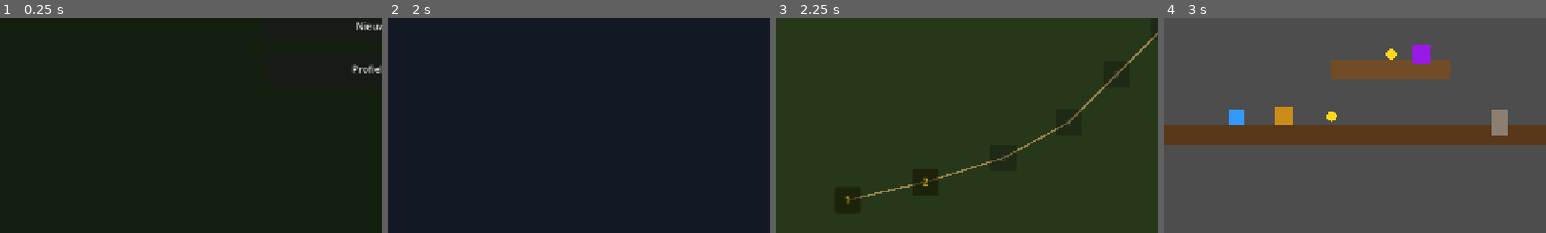
Above: before the commit, frames 1-4 (left to right).
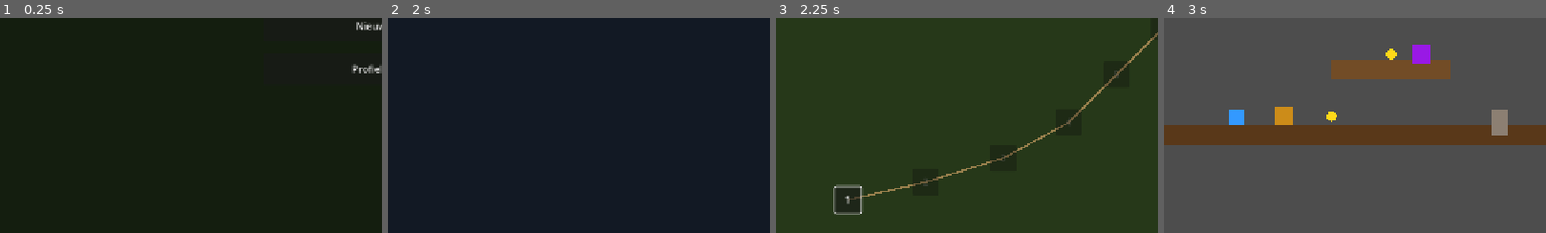
Above: after the commit, the same moments.

Repository: Morningcoffee74/flints-quest
Game: Godot game, scene res://scenes/ui/MainMenu.tscn
The game is run twice, just before and just after one commit, with the same random seed, the same clock (stepped at 60 frames per second) and the same inputs.
Inputs (mouse positions are % of the whole screen's width and height, from its top left):
- Up to frame 1 (0.25 s): no input
- Up to frame 2 (2 s): click "Nieuw Spel" at 0.5 s; click (45, 23) at 1.27 s; type "Alex" at 1.35 s
- Up to frame 3 (2.25 s): click "Aanmaken" at 2 s
- Up to frame 4 (3 s): click "1" at 2.75 s
The pictures show only the part of the screen within x 0-50%, y 50-100%; the shares and areas given below are measured in that part.

Frames 1-2 are identical in both runs. In frame 3, 0.5% of the frame differs, in the area x 15-43%, y 73-92%; in frame 4, nothing differs.

Commit message:
Fix: spel pauzeert bij level complete/game over, wereldkaart pijltjestoetsen, waarschuwingen
- LevelBase: get_tree().paused=true voor LevelComplete en GameOver overlay
- LevelComplete + GameOver: process_mode=ALWAYS zodat knoppen werken tijdens pauze
- WorldMap: level alleen klikbaar als .tscn bestand ook echt bestaat
- WorldMap: pijltjestoetsen + Enter voor navigatie, wit highlight op geselecteerd level
- ProfileSelect/GameManager: 'name' hernoemd naar 'pname' (shadowing Node.name)
- LevelBase: integer-deling vervangen door float-deling voor coins_met berekening

Co-Authored-By: Claude Sonnet 4.6 <noreply@anthropic.com>

Diff:
--- a/scenes/ui/GameOver.tscn
+++ b/scenes/ui/GameOver.tscn
@@ -5,6 +5,7 @@
 [node name="GameOver" type="CanvasLayer"]
 layer = 10
 script = ExtResource("1")
+process_mode = 3
 
 [node name="Dimmer" type="ColorRect" parent="."]
 anchors_preset = 15
--- a/scenes/ui/LevelComplete.tscn
+++ b/scenes/ui/LevelComplete.tscn
@@ -5,6 +5,7 @@
 [node name="LevelComplete" type="CanvasLayer"]
 layer = 10
 script = ExtResource("1")
+process_mode = 3
 
 [node name="Dimmer" type="ColorRect" parent="."]
 anchors_preset = 15
--- a/scripts/autoloads/GameManager.gd
+++ b/scripts/autoloads/GameManager.gd
@@ -38,8 +38,8 @@
 		profile_data = _new_profile(profile_name)
 		SaveSystem.save_profile(profile_name, profile_data)
 
-func _new_profile(name: String) -> Dictionary:
-	var data: Dictionary = {"name": name, "total_score": 0, "worlds": {}}
+func _new_profile(pname: String) -> Dictionary:
+	var data: Dictionary = {"name": pname, "total_score": 0, "worlds": {}}
 	for w in range(1, 11):
 		var world_levels: Dictionary = {}
 		for l in range(1, 11):
--- a/scripts/levels/LevelBase.gd
+++ b/scripts/levels/LevelBase.gd
@@ -4,9 +4,7 @@
 @export var level_width:  int = 4000
 @export var level_height: int = 720
 
-## Unlock cabin als dit percentage muntjes verzameld is (0 = geen eis)
 @export var coins_needed_pct: int = 0
-## Unlock cabin als dit aantal vijanden verslagen is (0 = geen eis)
 @export var enemies_needed: int = 0
 
 @onready var player: Player    = $Player
@@ -52,7 +50,7 @@
 		return
 	_pause_menu = packed.instantiate() as CanvasLayer
 	if _pause_menu == null:
-		push_error("LevelBase: PauseMenu.tscn is geen CanvasLayer")
+		push_error("LevelBase: PauseMenu is geen CanvasLayer")
 		return
 	_pause_menu.hide()
 	add_child(_pause_menu)
@@ -76,7 +74,7 @@
 	var no_requirement := coins_needed_pct == 0 and enemies_needed == 0
 
 	var coins_met := coins_needed_pct > 0 and \
-		(_total_coins == 0 or _coins_got * 100 / _total_coins >= coins_needed_pct)
+		(_total_coins == 0 or float(_coins_got) * 100.0 / _total_coins >= coins_needed_pct)
 
 	var enemies_met := enemies_needed > 0 and _enemies_killed >= enemies_needed
 
@@ -96,6 +94,7 @@
 func _on_player_died() -> void:
 	_level_done = true
 	await get_tree().create_timer(0.8).timeout
+	get_tree().paused = true
 	var packed: PackedScene = load("res://scenes/ui/GameOver.tscn")
 	if packed:
 		add_child(packed.instantiate())
@@ -107,6 +106,7 @@
 	var final_score := ScoreManager.finalize_level()
 	GameManager.complete_level(GameManager.current_world, GameManager.current_level, final_score)
 	await get_tree().create_timer(0.4).timeout
+	get_tree().paused = true
 	var packed: PackedScene = load("res://scenes/ui/LevelComplete.tscn")
 	if packed:
 		add_child(packed.instantiate())
--- a/scripts/ui/ProfileSelect.gd
+++ b/scripts/ui/ProfileSelect.gd
@@ -38,14 +38,14 @@
 		_profile_list.add_child(row)
 
 func _on_create_pressed() -> void:
-	var name := _name_input.text.strip_edges()
-	if name.length() < 1 or name.length() > 20:
+	var pname := _name_input.text.strip_edges()
+	if pname.length() < 1 or pname.length() > 20:
 		_error_label.text = "Naam moet 1–20 tekens zijn."
 		return
-	if SaveSystem.profile_exists(name):
-		_error_label.text = "Profiel '%s' bestaat al." % name
+	if SaveSystem.profile_exists(pname):
+		_error_label.text = "Profiel '%s' bestaat al." % pname
 		return
-	GameManager.create_profile(name)
+	GameManager.create_profile(pname)
 	GameManager.go_to_world_map()
 
 func _on_profile_selected(profile_name: String) -> void:
--- a/scripts/ui/WorldMap.gd
+++ b/scripts/ui/WorldMap.gd
@@ -1,6 +1,5 @@
 extends Control
 
-# Level-posities op de kaart (Mario-stijl pad omhoog en naar rechts)
 const LEVEL_POSITIONS: Array[Vector2] = [
 	Vector2(120, 560),   # 1
 	Vector2(250, 530),   # 2
@@ -14,30 +13,38 @@
 	Vector2(1140, 330),  # 10
 ]
 
-const DOT_DONE    := Color(0.2, 0.8, 0.2)
-const DOT_OPEN    := Color(0.9, 0.8, 0.1)
-const DOT_LOCKED  := Color(0.4, 0.4, 0.4)
+const DOT_DONE   := Color(0.2, 0.8, 0.2)
+const DOT_OPEN   := Color(0.9, 0.8, 0.1)
+const DOT_LOCKED := Color(0.4, 0.4, 0.4)
+const DOT_FOCUS  := Color(1.0, 1.0, 1.0)
 
-@onready var _title:    Label  = $VBox/TitleLabel
-@onready var _back_btn: Button = $VBox/BackButton
+@onready var _title:    Label   = $VBox/TitleLabel
+@onready var _back_btn: Button  = $VBox/BackButton
 @onready var _map_area: Control = $MapArea
 
+var _world: int = 1
+var _buttons: Array[Button] = []
+var _playable: Array[int]   = []   # level-nummers die echt gespeeld kunnen worden
+var _focus_idx: int = 0            # index in _playable
+
 func _ready() -> void:
-	var world := GameManager.current_world
-	_title.text = "Wereld %d — %s" % [world, _world_name(world)]
+	_world = GameManager.current_world
+	_title.text = "Wereld %d — %s" % [_world, _world_name(_world)]
 	_back_btn.pressed.connect(GameManager.go_to_main_menu)
-	_build_map(world)
+	_build_map(_world)
+	if not _playable.is_empty():
+		_set_focus(0)
 
 func _build_map(world: int) -> void:
-	# Verbindingslijnen tekenen via een custom node
 	var lines := _LineDrawer.new(LEVEL_POSITIONS)
 	_map_area.add_child(lines)
 
 	for i in range(10):
-		var level := i + 1
-		var pos := LEVEL_POSITIONS[i]
+		var level   := i + 1
+		var pos     := LEVEL_POSITIONS[i]
+		var exists    := _scene_exists(world, level)
 		var completed := GameManager.is_level_completed(world, level)
-		var unlocked  := GameManager.is_level_unlocked(world, level)
+		var unlocked  := exists and GameManager.is_level_unlocked(world, level)
 
 		var btn := Button.new()
 		btn.text = str(level)
@@ -45,27 +52,67 @@
 		btn.position = pos - Vector2(22, 22)
 		btn.disabled = not unlocked
 
-		# Kleur via modulate
 		if completed:
 			btn.modulate = DOT_DONE
 		elif unlocked:
 			btn.modulate = DOT_OPEN
+			_playable.append(i)
 		else:
 			btn.modulate = DOT_LOCKED
 
 		if unlocked:
 			btn.pressed.connect(_on_level_pressed.bind(world, level))
+		_buttons.append(btn)
 		_map_area.add_child(btn)
+
+	# Voltooide levels zijn ook herbespeelbaar → voeg ze toe achteraan _playable
+	for i in range(10):
+		var level := i + 1
+		if GameManager.is_level_completed(_world, level) and _scene_exists(_world, level):
+			_playable.append(i)
+
+func _unhandled_input(event: InputEvent) -> void:
+	if _playable.is_empty():
+		return
+	if event.is_action_pressed("move_left") or event.is_action_pressed("move_up"):
+		_set_focus((_focus_idx - 1 + _playable.size()) % _playable.size())
+		get_viewport().set_input_as_handled()
+	elif event.is_action_pressed("move_right") or event.is_action_pressed("move_down"):
+		_set_focus((_focus_idx + 1) % _playable.size())
+		get_viewport().set_input_as_handled()
+	elif event.is_action_pressed("jump") or event.is_action_pressed("punch"):
+		var level := _playable[_focus_idx] + 1
+		_on_level_pressed(_world, level)
+		get_viewport().set_input_as_handled()
+
+func _set_focus(idx: int) -> void:
+	# Reset vorige focus-kleur
+	if not _playable.is_empty():
+		var old_i := _playable[_focus_idx]
+		var old_level := old_i + 1
+		if GameManager.is_level_completed(_world, old_level):
+			_buttons[old_i].modulate = DOT_DONE
+		else:
+			_buttons[old_i].modulate = DOT_OPEN
+
+	_focus_idx = idx
+	var new_i := _playable[idx]
+	_buttons[new_i].modulate = DOT_FOCUS
+	_buttons[new_i].grab_focus()
 
 func _on_level_pressed(world: int, level: int) -> void:
 	GameManager.go_to_level(world, level)
+
+func _scene_exists(world: int, level: int) -> bool:
+	return FileAccess.file_exists(
+		"res://scenes/levels/world%d/W%dL%d.tscn" % [world, world, level]
+	)
 
 func _world_name(world: int) -> String:
 	var names := ["Bos", "Water", "Grot", "Jungle", "Lucht",
 				  "Strand", "IJsberg", "Woestijn", "Snoep", "Vulkaan"]
 	return names[world - 1] if world >= 1 and world <= 10 else ""
 
-# Interne klasse om verbindingslijnen te tekenen
 class _LineDrawer extends Node2D:
 	var _positions: Array[Vector2]
 
